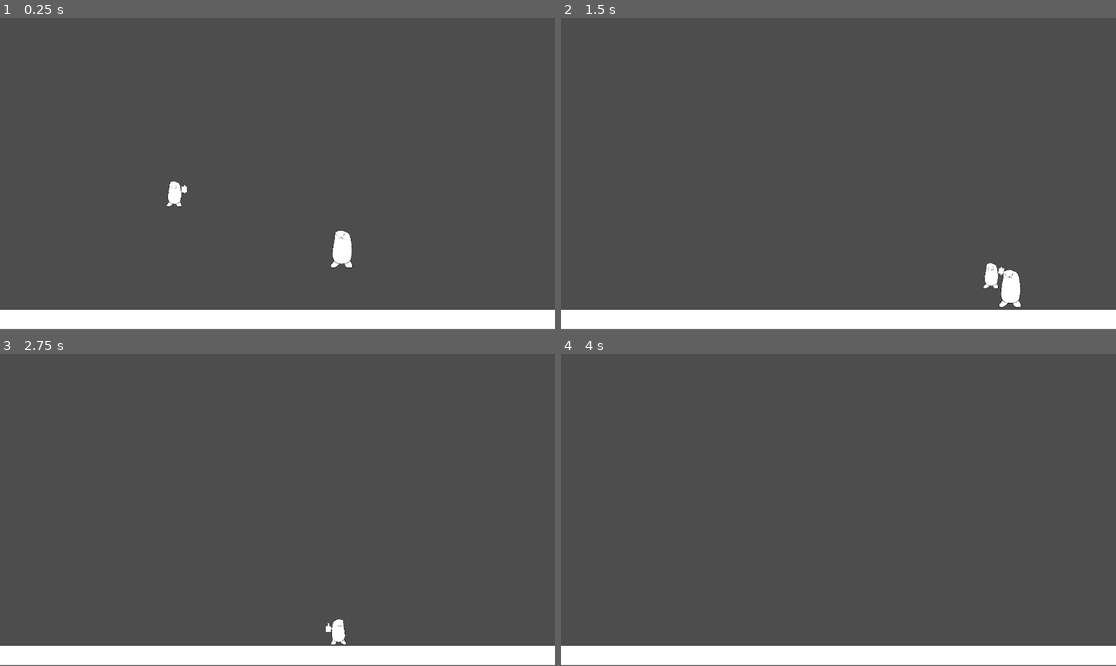
Above: before the commit, frames 1-4 (two rows, left to right).
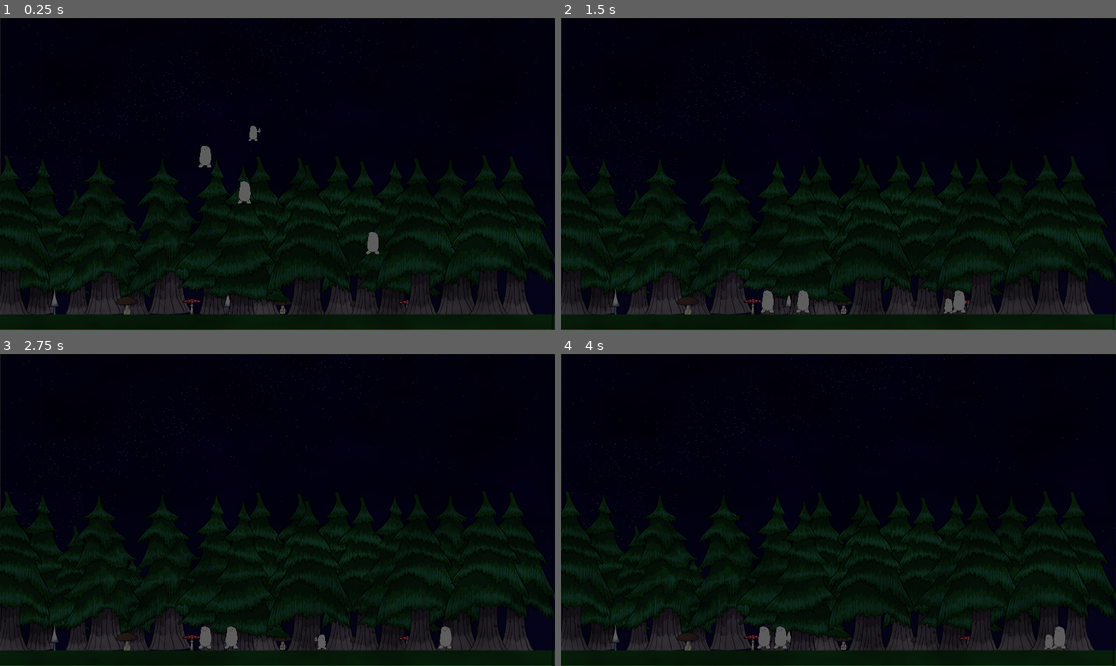
Above: after the commit, the same moments.

Repository: JereIsVeryDumb/FGJ2026-MASK-GAME
Game: Godot game, scene res://Scenes/main.tscn
Two runs of this game, one before a commit and one after it. Both use one fixed random seed, a clock stepped at 60 frames per second and the inputs below.
Inputs (mouse positions are in pixels of both pictures, inside the frame that each line leads up to):
- Up to frame 1 (0.25 s): no input
- Up to frame 2 (1.5 s): move the mouse to (960, 158) at 0.52 s; hold D (walk_right) from 0.53 s (still down); click (960, 158) at 0.6 s; tap Space (jump) at 0.77, 1.07 s; tap E (pickup, bound only after the commit) at 0.8, 1.35 s; move the mouse to (727, 189) at 1.27 s
- Up to frame 3 (2.75 s): tap Space (jump) at 1.52, 1.55, 1.82, 2.1 s; move the mouse to (333, 441) at 2.02 s; release D (walk_right) at 2.03 s; hold A (walk_left) from 2.03 s (still down); click (333, 441) at 2.3 s
- Up to frame 4 (4 s): move the mouse to (810, 572) at 2.77 s; release A (walk_left) at 2.78 s; hold D (walk_right) from 2.78 s (still down); click (810, 572) at 2.85 s; tap Space (jump) at 3.02, 3.32, 3.77, 3.8 s; tap E (pickup, bound only after the commit) at 3.05, 3.6 s; move the mouse to (1005, 556) at 3.52 s

The runs differ from the first frame. In frame 1, 99% of the frame differs, in the area x 0-100%, y 0-100%; in frame 2, 100%; in frame 3, 100%; in frame 4, 100%.

Commit message:
fail safe

Diff:
--- a/mask-game/Scenes/enemy.gd
+++ b/mask-game/Scenes/enemy.gd
@@ -1,60 +1,86 @@
 extends CharacterBody2D
 
-@export var speed: float = 400.0
-@export var idle_amplitude: float = 5.0   # Max idle sway in pixels
-@export var idle_speed: float = 2.0       # Speed of idle sway
+@export var speed: float = 200.0
+@export var idle_amplitude: float = 5.0
+@export var idle_speed: float = 2.0
+
+@onready var alive_sprite = $Sprite2D
+@onready var death_sprite = $Death_Sprite
+@onready var collider = $CollisionShape2D
+
+var alive = true
 var HP = 3
-
-# Track if player is in left or right fear zone
 var player_in_left: bool = false
 var player_in_right: bool = false
-
-# Idle movement timer
 var idle_timer: float = 0.0
 
 func _ready():
-	pass
+	alive = true
+	death_sprite.visible = false
+	alive_sprite.visible = true
+	collider.disabled = false
+	add_to_group("Enemy")
+	print(name, "ready, alive?", alive)
+
 
 func _physics_process(delta):
 	var direction = Vector2.ZERO
 
-	# Apply gravity if not on floor
 	if not is_on_floor():
 		velocity += get_gravity() * delta
 
-	# Determine horizontal movement
-	if player_in_left:
-		direction.x = 1   # Player is on the left, move right
-	elif player_in_right:
-		direction.x = -1  # Player is on the right
-	else:
-		# Idle movement: smooth side-to-side sway
-		idle_timer += delta
-		direction.x = sin(idle_timer * idle_speed) * (idle_amplitude / speed)
+	if alive == false:
+		collider.disabled = true
+		velocity = Vector2.ZERO
 
-	# Apply horizontal movement
+	if alive:
+		if player_in_left:
+			direction.x = 1
+		elif player_in_right:
+			direction.x = -1
+		else:
+			idle_timer += delta
+			direction.x = sin(idle_timer * idle_speed) * (idle_amplitude / speed)
+
 	velocity.x = direction.x * speed
-
-	# Move the enemy
 	move_and_slide()
 
-# ---- Fear zone signals ----
+
 func _on_right_fear_body_entered(body: Node2D) -> void:
 	if body.name == "Player":
 		player_in_right = true
-		print("Player entered right fear zone")
 
 func _on_right_fear_body_exited(body: Node2D) -> void:
 	if body.name == "Player":
 		player_in_right = false
-		print("Player left right fear zone")
 
 func _on_left_fear_body_entered(body: Node2D) -> void:
 	if body.name == "Player":
 		player_in_left = true
-		print("Player entered left fear zone")
 
 func _on_left_fear_body_exited(body: Node2D) -> void:
 	if body.name == "Player":
 		player_in_left = false
-		print("Player left left fear zone")
+
+
+func take_damage(amount: int) -> void:
+	if alive == false:
+		print(name, "is already dead")
+		return
+
+	HP -= amount
+	print(name, "takes", amount, "damage, HP left:", HP)
+
+	if HP <= 0:
+		die()
+	else:
+		$AnimationPlayer.play("damage")
+		$ColorRect.visible = true
+
+
+func die() -> void:
+	alive = false
+	collider.disabled = true
+	alive_sprite.visible = false
+	death_sprite.visible = true
+	print(name, "died")
--- a/mask-game/Scenes/enemy.tscn
+++ b/mask-game/Scenes/enemy.tscn
@@ -2,15 +2,56 @@
 
 [ext_resource type="Script" uid="uid://ccfvpp0v57hl6" path="res://Scenes/enemy.gd" id="1_1f0kj"]
 [ext_resource type="Texture2D" uid="uid://cqmsyalg2gwqu" path="res://Assets/evil placeholder potato.png" id="1_hghv2"]
+[ext_resource type="Texture2D" uid="uid://dgqiar5slw87a" path="res://Assets/death.png" id="3_afpow"]
 
 [sub_resource type="CapsuleShape2D" id="CapsuleShape2D_hghv2"]
 radius = 14.0
 height = 66.750015
 
 [sub_resource type="RectangleShape2D" id="RectangleShape2D_1f0kj"]
-size = Vector2(102.55684, 88.0682)
+size = Vector2(496.5825, 88.0682)
 
-[node name="Enemy" type="CharacterBody2D" unique_id=949670304]
+[sub_resource type="RectangleShape2D" id="RectangleShape2D_afpow"]
+size = Vector2(70.73865, 75.56819)
+
+[sub_resource type="Animation" id="Animation_afpow"]
+length = 0.001
+tracks/0/type = "value"
+tracks/0/imported = false
+tracks/0/enabled = true
+tracks/0/path = NodePath("ColorRect:color:a")
+tracks/0/interp = 1
+tracks/0/loop_wrap = true
+tracks/0/keys = {
+"times": PackedFloat32Array(0),
+"transitions": PackedFloat32Array(1),
+"update": 1,
+"values": [1.0]
+}
+
+[sub_resource type="Animation" id="Animation_287tu"]
+resource_name = "damage"
+length = 0.25
+tracks/0/type = "value"
+tracks/0/imported = false
+tracks/0/enabled = true
+tracks/0/path = NodePath("ColorRect:color:a")
+tracks/0/interp = 1
+tracks/0/loop_wrap = true
+tracks/0/keys = {
+"times": PackedFloat32Array(0, 0.13333334, 0.23333333),
+"transitions": PackedFloat32Array(1, 1, 1),
+"update": 1,
+"values": [1.0, 0.25, 0.01]
+}
+
+[sub_resource type="AnimationLibrary" id="AnimationLibrary_0830c"]
+_data = {
+&"RESET": SubResource("Animation_afpow"),
+&"damage": SubResource("Animation_287tu")
+}
+
+[node name="Enemy" type="CharacterBody2D" unique_id=949670304 groups=["Enemy"]]
 scale = Vector2(3.5199995, 3.5199995)
 collision_layer = 4
 collision_mask = 3
@@ -21,6 +62,7 @@
 texture = ExtResource("1_hghv2")
 
 [node name="CollisionShape2D" type="CollisionShape2D" parent="." unique_id=1557876781]
+visible = false
 position = Vector2(-5.113637, 4.5454555)
 shape = SubResource("CapsuleShape2D_hghv2")
 
@@ -30,21 +72,50 @@
 collision_mask = 2
 
 [node name="CollisionShape2D" type="CollisionShape2D" parent="LeftFear" unique_id=2089143400]
-position = Vector2(20.170458, 0.56818235)
-scale = Vector2(0.5454545, 0.5454545)
+position = Vector2(-76.988655, 3.6931827)
+scale = Vector2(0.54068404, 0.5454546)
 shape = SubResource("RectangleShape2D_1f0kj")
 
 [node name="RightFear" type="Area2D" parent="." unique_id=1524048246]
 position = Vector2(57.386375, -2.2727277)
+scale = Vector2(0.9942865, 1)
 collision_layer = 4
 collision_mask = 2
 
 [node name="CollisionShape2D" type="CollisionShape2D" parent="RightFear" unique_id=1177861081]
-position = Vector2(-21.875008, 1.988637)
+position = Vector2(81.431175, 1.9886366)
 scale = Vector2(0.51962805, 0.5833333)
 shape = SubResource("RectangleShape2D_1f0kj")
+
+[node name="Death_Sprite" type="Sprite2D" parent="." unique_id=804253344]
+visible = false
+position = Vector2(2.2727277, -21.022732)
+scale = Vector2(0.215, 0.215)
+texture = ExtResource("3_afpow")
+
+[node name="MaskPickup" type="Area2D" parent="." unique_id=900359403]
+position = Vector2(0.28409097, -17.045458)
+collision_layer = 4
+collision_mask = 255
+
+[node name="CollisionShape2D" type="CollisionShape2D" parent="MaskPickup" unique_id=368657303]
+position = Vector2(-1.5625011, 14.204557)
+shape = SubResource("RectangleShape2D_afpow")
+
+[node name="AnimationPlayer" type="AnimationPlayer" parent="." unique_id=1446371674]
+libraries/ = SubResource("AnimationLibrary_0830c")
+
+[node name="ColorRect" type="ColorRect" parent="." unique_id=22685013]
+visible = false
+offset_left = -18.465912
+offset_top = -21.875004
+offset_right = 6.4140873
+offset_bottom = 11.269997
+scale = Vector2(1.1177692, 1.4295305)
+color = Color(0.7474506, 0.043625005, 9.62615e-08, 1)
 
 [connection signal="body_entered" from="LeftFear" to="." method="_on_left_fear_body_entered"]
 [connection signal="body_exited" from="LeftFear" to="." method="_on_left_fear_body_exited"]
 [connection signal="body_entered" from="RightFear" to="." method="_on_right_fear_body_entered"]
 [connection signal="body_exited" from="RightFear" to="." method="_on_right_fear_body_exited"]
+[connection signal="body_entered" from="MaskPickup" to="." method="_on_mask_pickup_body_entered"]
--- a/mask-game/Scenes/main.tscn
+++ b/mask-game/Scenes/main.tscn
@@ -1,31 +1,193 @@
 [gd_scene format=3 uid="uid://3jy6cgwhjm4e"]
 
+[ext_resource type="Texture2D" uid="uid://ca02anypcjbqo" path="res://Assets/puu1.png" id="1_344ge"]
 [ext_resource type="PackedScene" uid="uid://06hjdg86djqw" path="res://Scenes/player.tscn" id="1_jjgbg"]
+[ext_resource type="Texture2D" uid="uid://d3au8o30yugfb" path="res://Assets/toi star wars.png" id="1_ynf5e"]
 [ext_resource type="PackedScene" uid="uid://d0qtowtvrwv85" path="res://Scenes/enemy.tscn" id="2_bo1nx"]
+[ext_resource type="Texture2D" uid="uid://cmo8byol2wli8" path="res://Assets/puu2.png" id="2_ynf5e"]
+[ext_resource type="Texture2D" uid="uid://ctq464sowy8oe" path="res://Assets/puu3.png" id="3_hptm8"]
+[ext_resource type="Texture2D" uid="uid://dlfp0x5fql6pv" path="res://Assets/sieni 3.png" id="4_d1ilt"]
+[ext_resource type="Texture2D" uid="uid://car553vxfoc6m" path="res://Assets/sieni 2.png" id="5_6iyac"]
+[ext_resource type="Texture2D" uid="uid://cxn7dq7k8jlqg" path="res://Assets/sieni1.png" id="6_fdnlq"]
+
+[sub_resource type="FastNoiseLite" id="FastNoiseLite_ynf5e"]
+
+[sub_resource type="NoiseTexture2D" id="NoiseTexture2D_hptm8"]
+noise = SubResource("FastNoiseLite_ynf5e")
 
 [sub_resource type="RectangleShape2D" id="RectangleShape2D_7u77a"]
 size = Vector2(1154.5, 40)
 
 [node name="Main" type="Node2D" unique_id=2071018272]
 
+[node name="Assetit" type="Node2D" parent="." unique_id=1023800409]
+
+[node name="ToiStarWars" type="Sprite2D" parent="Assetit" unique_id=1092091606]
+position = Vector2(961.78345, 540.5)
+scale = Vector2(1.3904637, 1.390464)
+texture = ExtResource("1_ynf5e")
+
+[node name="Puu11" type="Sprite2D" parent="Assetit" unique_id=827001912]
+position = Vector2(464, 863)
+scale = Vector2(0.6106909, 0.6106909)
+texture = ExtResource("3_hptm8")
+
+[node name="Puu1" type="Sprite2D" parent="Assetit" unique_id=1724017339]
+position = Vector2(156, 759)
+texture = ExtResource("1_344ge")
+
+[node name="Puu2" type="Sprite2D" parent="Assetit" unique_id=2017753906]
+position = Vector2(1783, 751)
+texture = ExtResource("2_ynf5e")
+
+[node name="Puu3" type="Sprite2D" parent="Assetit" unique_id=1088769677]
+position = Vector2(1180, 750)
+texture = ExtResource("2_ynf5e")
+
+[node name="Puu4" type="Sprite2D" parent="Assetit" unique_id=235094724]
+position = Vector2(574, 751)
+texture = ExtResource("3_hptm8")
+
+[node name="Sieni3" type="Sprite2D" parent="Assetit" unique_id=954336423]
+position = Vector2(672, 997)
+scale = Vector2(0.65, 0.65000004)
+texture = ExtResource("4_d1ilt")
+
+[node name="Sieni2" type="Sprite2D" parent="Assetit" unique_id=858715460]
+position = Vector2(1246, 997)
+scale = Vector2(0.61864406, 0.61864406)
+texture = ExtResource("5_6iyac")
+
+[node name="Sieni1" type="Sprite2D" parent="Assetit" unique_id=96785287]
+position = Vector2(192, 984.00006)
+scale = Vector2(0.7807019, 0.7807017)
+texture = ExtResource("6_fdnlq")
+
+[node name="Puu5" type="Sprite2D" parent="Assetit" unique_id=2120199157]
+position = Vector2(908, 752)
+texture = ExtResource("2_ynf5e")
+
+[node name="Puu12" type="Sprite2D" parent="Assetit" unique_id=958754849]
+position = Vector2(270, 813)
+scale = Vector2(0.8, 0.8)
+texture = ExtResource("2_ynf5e")
+
+[node name="Puu6" type="Sprite2D" parent="Assetit" unique_id=1004162863]
+position = Vector2(757, 761)
+texture = ExtResource("1_344ge")
+
+[node name="Puu16" type="Sprite2D" parent="Assetit" unique_id=611372063]
+position = Vector2(1266, 770)
+texture = ExtResource("2_ynf5e")
+
+[node name="Puu7" type="Sprite2D" parent="Assetit" unique_id=520690757]
+position = Vector2(354, 753)
+texture = ExtResource("3_hptm8")
+
+[node name="Puu8" type="Sprite2D" parent="Assetit" unique_id=33509897]
+position = Vector2(1050, 757)
+texture = ExtResource("2_ynf5e")
+
+[node name="Puu9" type="Sprite2D" parent="Assetit" unique_id=941711183]
+position = Vector2(1374, 763)
+texture = ExtResource("1_344ge")
+
+[node name="Puu10" type="Sprite2D" parent="Assetit" unique_id=1211954570]
+position = Vector2(1570, 754)
+texture = ExtResource("3_hptm8")
+
+[node name="Sieni5" type="Sprite2D" parent="Assetit" unique_id=1751907265]
+position = Vector2(442.99997, 989.99994)
+scale = Vector2(0.7288135, 0.7288136)
+texture = ExtResource("5_6iyac")
+
+[node name="Sieni4" type="Sprite2D" parent="Assetit" unique_id=42980872]
+position = Vector2(981, 992)
+scale = Vector2(0.61864406, 0.61864406)
+texture = ExtResource("5_6iyac")
+
+[node name="Sieni6" type="Sprite2D" parent="Assetit" unique_id=631791359]
+position = Vector2(1417, 1001)
+scale = Vector2(0.65, 0.65000004)
+texture = ExtResource("4_d1ilt")
+
+[node name="Sieni7" type="Sprite2D" parent="Assetit" unique_id=374223216]
+position = Vector2(791.99994, 985)
+scale = Vector2(0.7807019, 0.7807017)
+texture = ExtResource("6_fdnlq")
+
+[node name="Sieni8" type="Sprite2D" parent="Assetit" unique_id=1765718897]
+position = Vector2(1656, 992)
+scale = Vector2(0.7807019, 0.7807017)
+texture = ExtResource("6_fdnlq")
+
+[node name="Puu13" type="Sprite2D" parent="Assetit" unique_id=575125619]
+position = Vector2(1050, 757)
+texture = ExtResource("2_ynf5e")
+
+[node name="Puu14" type="Sprite2D" parent="Assetit" unique_id=725212346]
+position = Vector2(1454, 759)
+texture = ExtResource("2_ynf5e")
+
+[node name="Puu15" type="Sprite2D" parent="Assetit" unique_id=1722508938]
+position = Vector2(36, 749)
+texture = ExtResource("2_ynf5e")
+
+[node name="Puu17" type="Sprite2D" parent="Assetit" unique_id=1094448667]
+position = Vector2(1689, 747)
+texture = ExtResource("2_ynf5e")
+
+[node name="Puu18" type="Sprite2D" parent="Assetit" unique_id=740395258]
+position = Vector2(850, 784)
+texture = ExtResource("1_344ge")
+
+[node name="Puu19" type="Sprite2D" parent="Assetit" unique_id=873663004]
+position = Vector2(1076, 781)
+texture = ExtResource("2_ynf5e")
+
+[node name="PointLight2D" type="PointLight2D" parent="." unique_id=1607246863]
+position = Vector2(953.5001, 550.00006)
+scale = Vector2(3.7324219, 2.1289065)
+texture = SubResource("NoiseTexture2D_hptm8")
+
 [node name="Player" parent="." unique_id=2129102789 instance=ExtResource("1_jjgbg")]
-position = Vector2(362.00018, 337)
+position = Vector2(876, 371.00003)
 scale = Vector2(0.27999997, 0.27999997)
 
 [node name="StaticBody2D" type="StaticBody2D" parent="." unique_id=1470588443]
+position = Vector2(24, 420)
 scale = Vector2(1.6000016, 1)
 collision_mask = 65535
 
 [node name="ColorRect" type="ColorRect" parent="StaticBody2D" unique_id=1150617481]
+offset_left = -16.249983
 offset_top = 606.0
-offset_right = 40.0
-offset_bottom = 646.0
+offset_right = 25.36614
+offset_bottom = 663.0
 scale = Vector2(28.880003, 1)
+color = Color(0.043137256, 0.1764706, 0.05882353, 1)
 
 [node name="CollisionShape2D" type="CollisionShape2D" parent="StaticBody2D" unique_id=715538274]
+visible = false
 position = Vector2(576.75, 627)
 shape = SubResource("RectangleShape2D_7u77a")
 
-[node name="Enemy" parent="." unique_id=949670304 instance=ExtResource("2_bo1nx")]
+[node name="Enemy2" parent="." unique_id=949670304 instance=ExtResource("2_bo1nx")]
+unique_name_in_owner = true
+position = Vector2(852, 569)
+scale = Vector2(1.3599994, 1.3599994)
+
+[node name="Enemy3" parent="." unique_id=1001451834 instance=ExtResource("2_bo1nx")]
+unique_name_in_owner = true
+position = Vector2(1296, 744)
+scale = Vector2(1.3599994, 1.3599994)
+
+[node name="Enemy" parent="." unique_id=1570632947 instance=ExtResource("2_bo1nx")]
+unique_name_in_owner = true
 position = Vector2(716, 445)
 scale = Vector2(1.3599994, 1.3599994)
+
+[node name="ColorRect" type="ColorRect" parent="." unique_id=761265403]
+offset_right = 1917.0
+offset_bottom = 1078.0
+color = Color(0, 0, 0, 0.6313726)
--- a/mask-game/Scenes/main_menu.tscn
+++ b/mask-game/Scenes/main_menu.tscn
@@ -2,6 +2,9 @@
 
 [ext_resource type="Script" uid="uid://cxprjghnesadd" path="res://Scenes/main_menu.gd" id="1_28flt"]
 [ext_resource type="Texture2D" uid="uid://c03e4w13dgany" path="res://Assets/JERE (1).webp" id="2_48xlc"]
+
+[sub_resource type="LabelSettings" id="LabelSettings_48xlc"]
+font_size = 74
 
 [node name="Main_Menu" type="Control" unique_id=1591720111]
 layout_mode = 3
@@ -47,8 +50,17 @@
 text = "Quit"
 
 [node name="Sprite2D" type="Sprite2D" parent="." unique_id=1855864477]
-position = Vector2(647, 653)
+position = Vector2(1283, 806)
 texture = ExtResource("2_48xlc")
+
+[node name="Label" type="Label" parent="." unique_id=1930670835]
+layout_mode = 0
+offset_left = 509.0
+offset_top = 8.0
+offset_right = 1398.0
+offset_bottom = 110.0
+text = "Local Predator Simulator"
+label_settings = SubResource("LabelSettings_48xlc")
 
 [connection signal="button_down" from="VBoxContainer/StartButton" to="." method="_on_start_button_button_down"]
 [connection signal="pressed" from="VBoxContainer/OptionsButton" to="." method="_on_options_button_pressed"]
--- a/mask-game/Scenes/player.gd
+++ b/mask-game/Scenes/player.gd
@@ -1,33 +1,91 @@
 extends CharacterBody2D
-
-
 
 const SPEED = 600.0
 const JUMP_VELOCITY = -400.0
 
+# Track enemies in attack range and enemies in pickup area
+var enemies_in_range: Array = []
+var dead_enemies_in_range: Array = []  # Tracks enemies in pickup area
+
 func _physics_process(delta: float) -> void:
-	# Add the gravity.
+	# --- Gravity ---
 	if not is_on_floor():
 		velocity += get_gravity() * delta
 
+	# --- Quit ---
 	if Input.is_action_just_pressed("quit"):
 		get_tree().quit()
-	# Handle jump.
+
+	# --- Jump ---
 	if Input.is_action_just_pressed("jump") and is_on_floor():
 		velocity.y = JUMP_VELOCITY
 
-
+	# --- Movement ---
 	var direction := Input.get_axis("walk_left", "walk_right")
-	if direction:
+	if direction != 0:
 		velocity.x = direction * SPEED
 	else:
 		velocity.x = move_toward(velocity.x, 0, SPEED)
 
-	if direction >0:
-		$ClawHurtBox.position = $ClawRight.position
+	# --- Facing ---
+	if direction > 0:
+		$ClawHurtBox.position = $ClawPositionRight.position
 		$Sprite2D.flip_h = false
-	elif direction <0:
+	elif direction < 0:
+		$ClawHurtBox.position = $ClawPositionLeft.position
 		$Sprite2D.flip_h = true
-		$ClawHurtBox.position = $ClawLeft.position
 
+	# --- Attack ---
+	if Input.is_action_just_pressed("claw"):
+		for enemy in enemies_in_range:
+			if enemy and enemy.alive:
+				enemy.take_damage(1)
+				print("Attacked enemy:", enemy.name)
+
+	# --- Pickup dead enemies ---
+	if Input.is_action_just_pressed("pickup"):
+		print("Pickup action pressed")
+		# Filter only dead enemies currently in range
+		var dead_in_range = dead_enemies_in_range.filter(func(e): return e.alive == false)
+		print("Dead enemies in range:", dead_in_range.size())
+		for e in dead_in_range:
+			print(" - In range:", e.name, "alive?", e.alive)
+		if dead_in_range.size() > 0:
+			pick_up_enemy(dead_in_range[0])
+
+	# --- Move the player ---
 	move_and_slide()
+
+
+# --- Pickup function ---
+func pick_up_enemy(enemy):
+	print("Picked up enemy:", enemy.name)
+	dead_enemies_in_range.erase(enemy)
+	enemy.queue_free()  # Remove enemy from scene
+
+
+# --- Claw hurtbox signals ---
+func _on_claw_hurt_box_body_entered(body: Node2D) -> void:
+	if body.is_in_group("Enemy"):
+		enemies_in_range.append(body)
+		print("Enemy entered attack range:", body.name)
+
+func _on_claw_hurt_box_body_exited(body: Node2D) -> void:
+	if body.is_in_group("Enemy"):
+		enemies_in_range.erase(body)
+		print("Enemy exited attack range:", body.name)
+
+
+# --- Pickup detector signals ---
+func _on_pickup_detector_body_entered(body: Node2D) -> void:
+	if body.is_in_group("Enemy"):
+		if not dead_enemies_in_range.has(body):
+			dead_enemies_in_range.append(body)
+			print("Pickup detector entered by:", body.name, "alive?", body.alive)
+
+func _on_pickup_detector_body_exited(body: Node2D) -> void:
+	if body.is_in_group("Enemy"):
+		# Only remove if the enemy is still alive
+		if body.alive:
+			dead_enemies_in_range.erase(body)
+			print("Pickup detector exited by:", body.name)
--- a/mask-game/Scenes/player.tscn
+++ b/mask-game/Scenes/player.tscn
@@ -6,6 +6,9 @@
 [sub_resource type="CapsuleShape2D" id="CapsuleShape2D_cvnsp"]
 radius = 49.0
 height = 210.0
+
+[sub_resource type="RectangleShape2D" id="RectangleShape2D_cvnsp"]
+size = Vector2(132, 198.5)
 
 [sub_resource type="CircleShape2D" id="CircleShape2D_cvnsp"]
 radius = 32.24903
@@ -25,21 +28,38 @@
 position = Vector2(1.5258789e-05, 1.0000153)
 shape = SubResource("CapsuleShape2D_cvnsp")
 
+[node name="PickupDetector" type="Area2D" parent="." unique_id=315727078]
+scale = Vector2(1.4800009, 1.1600003)
+collision_mask = 255
+
+[node name="CollisionShape2D" type="CollisionShape2D" parent="PickupDetector" unique_id=517159913]
+position = Vector2(7, -6)
+shape = SubResource("RectangleShape2D_cvnsp")
+
 [node name="ClawHurtBox" type="Area2D" parent="." unique_id=639542864]
-position = Vector2(66.000015, -26.999985)
+position = Vector2(84, -2)
+scale = Vector2(1.2800006, 1.2800006)
+collision_layer = 16
+collision_mask = 4
 
 [node name="CollisionShape2D" type="CollisionShape2D" parent="ClawHurtBox" unique_id=1293619191]
 position = Vector2(7, -6)
 shape = SubResource("CircleShape2D_cvnsp")
 
 [node name="ColorRect" type="ColorRect" parent="ClawHurtBox" unique_id=323407669]
+visible = false
 offset_left = -14.0
 offset_top = -27.0
 offset_right = 26.0
 offset_bottom = 13.0
 
-[node name="ClawLeft" type="Node2D" parent="." unique_id=1576330081]
-position = Vector2(-50, -14)
+[node name="ClawPositionLeft" type="Node2D" parent="." unique_id=2080326210]
+position = Vector2(-51, -2)
 
-[node name="ClawRight" type="Node2D" parent="." unique_id=1999948086]
-position = Vector2(70, -29)
+[node name="ClawPositionRight" type="Node2D" parent="." unique_id=1929299521]
+position = Vector2(73, -30)
+
+[connection signal="body_entered" from="PickupDetector" to="." method="_on_pickup_detector_body_entered"]
+[connection signal="body_exited" from="PickupDetector" to="." method="_on_pickup_detector_body_exited"]
+[connection signal="body_entered" from="ClawHurtBox" to="." method="_on_claw_hurt_box_body_entered"]
+[connection signal="body_exited" from="ClawHurtBox" to="." method="_on_claw_hurt_box_body_exited"]
--- /dev/null
+++ b/mask-game/global.gd
@@ -0,0 +1,3 @@
+extends Node
+
+var damage = 1
--- a/mask-game/project.godot
+++ b/mask-game/project.godot
@@ -14,6 +14,15 @@
 run/main_scene="uid://3jy6cgwhjm4e"
 config/features=PackedStringArray("4.6", "Forward Plus")
 config/icon="res://icon.svg"
+
+[autoload]
+
+Global="*uid://deq6817sdy1n2"
+
+[display]
+
+window/size/viewport_width=1920
+window/size/viewport_height=1080
 
 [input]
 
@@ -39,7 +48,13 @@
 }
 claw={
 "deadzone": 0.2,
-"events": []
+"events": [Object(InputEventMouseButton,"resource_local_to_scene":false,"resource_name":"","device":-1,"window_id":0,"alt_pressed":false,"shift_pressed":false,"ctrl_pressed":false,"meta_pressed":false,"button_mask":0,"position":Vector2(0, 0),"global_position":Vector2(0, 0),"factor":1.0,"button_index":1,"canceled":false,"pressed":false,"double_click":false,"script":null)
+]
+}
+pickup={
+"deadzone": 0.2,
+"events": [Object(InputEventKey,"resource_local_to_scene":false,"resource_name":"","device":-1,"window_id":0,"alt_pressed":false,"shift_pressed":false,"ctrl_pressed":false,"meta_pressed":false,"pressed":false,"keycode":0,"physical_keycode":69,"key_label":0,"unicode":101,"location":0,"echo":false,"script":null)
+]
 }
 
 [layer_names]
Binary file added: mask-game/Assets/death.png
Not shown, added: mask-game/Assets/death.png.import
Binary file added: mask-game/Assets/kanto.png
Not shown, added: mask-game/Assets/kanto.png.import
Binary file added: mask-game/Assets/kanto2.png
Not shown, added: mask-game/Assets/kanto2.png.import
Binary file added: mask-game/Assets/puu1.png
Not shown, added: mask-game/Assets/puu1.png.import
Binary file added: mask-game/Assets/puu2.png
Not shown, added: mask-game/Assets/puu2.png.import
Binary file added: mask-game/Assets/puu3.png
Not shown, added: mask-game/Assets/puu3.png.import
(and 13 more such lines)
